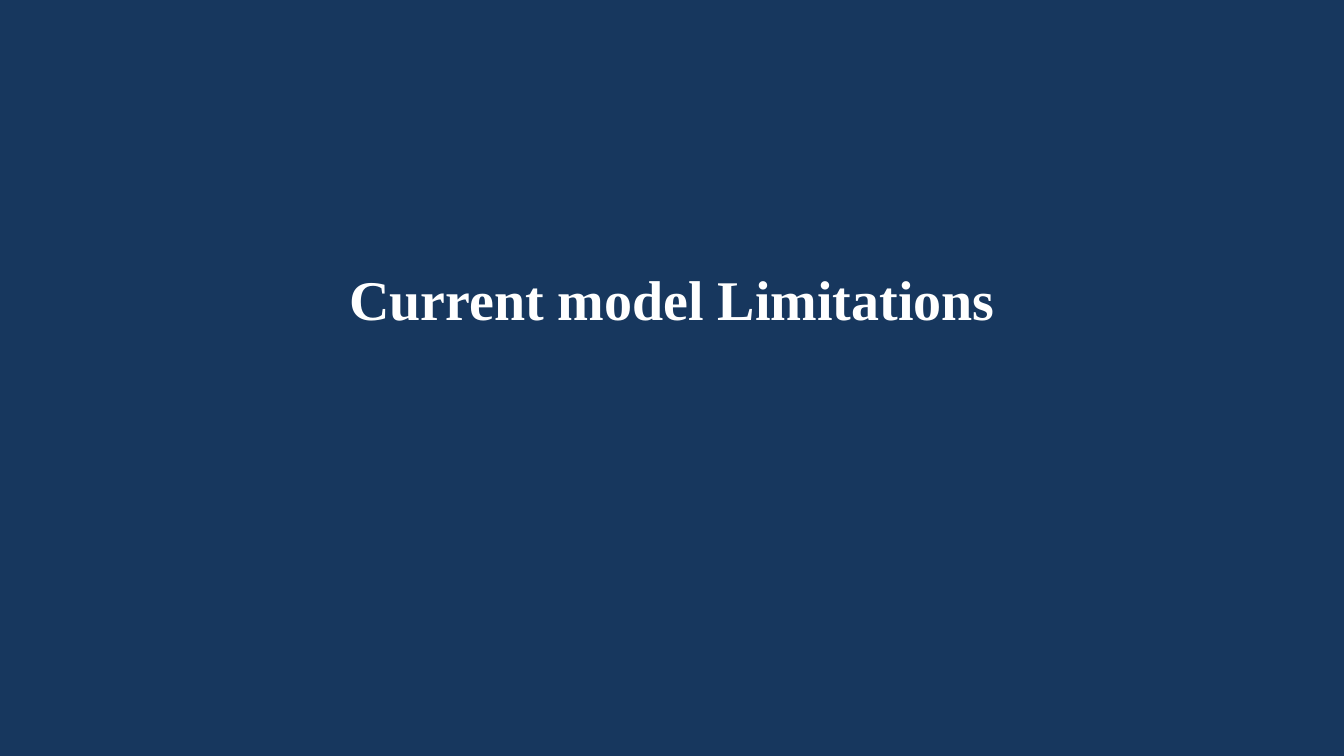
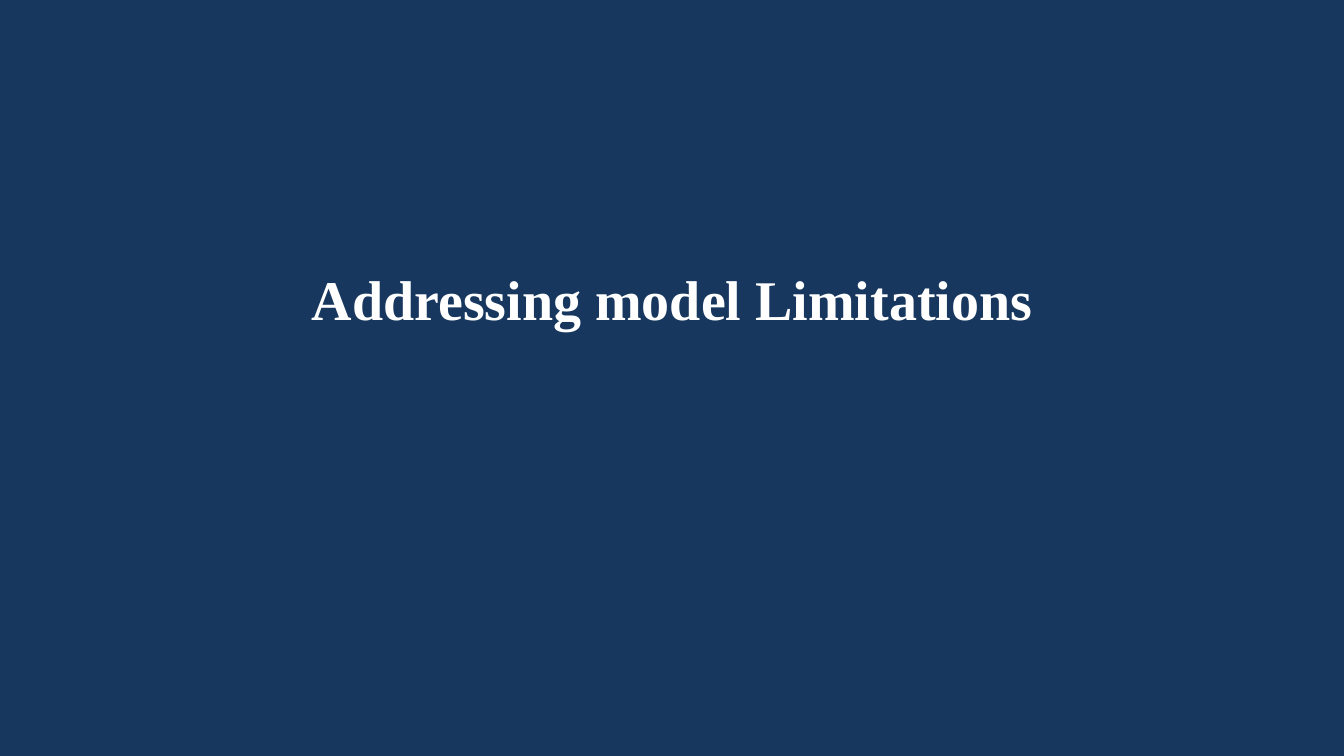
Before and after one commit to AmirHoseinTaherkhani/object-mapping, a slide deck: slide 1 of docs/slides_limitations_updated.pptx. Drawn at 1344x756 pixels with LibreOffice and Linux fonts; fonts in the diff are those of the drawing. Boxes give left, top, right and bottom in pixels: in the first picture for what was removed or moved away, otherwise in the second. Text is boxed around its words. In the diff, an @@ line names an element or a change of style, - is before the commit and + after.

```diff
--- a/docs/slides_limitations_updated.pptx
+++ b/docs/slides_limitations_updated.pptx
@@ text at (312,281,1032,330): text changed @@
-Current model Limitations
+Addressing model Limitations
```
Also in this commit, not shown: 4 other slides changed, 7 slides added, 1 other file.
